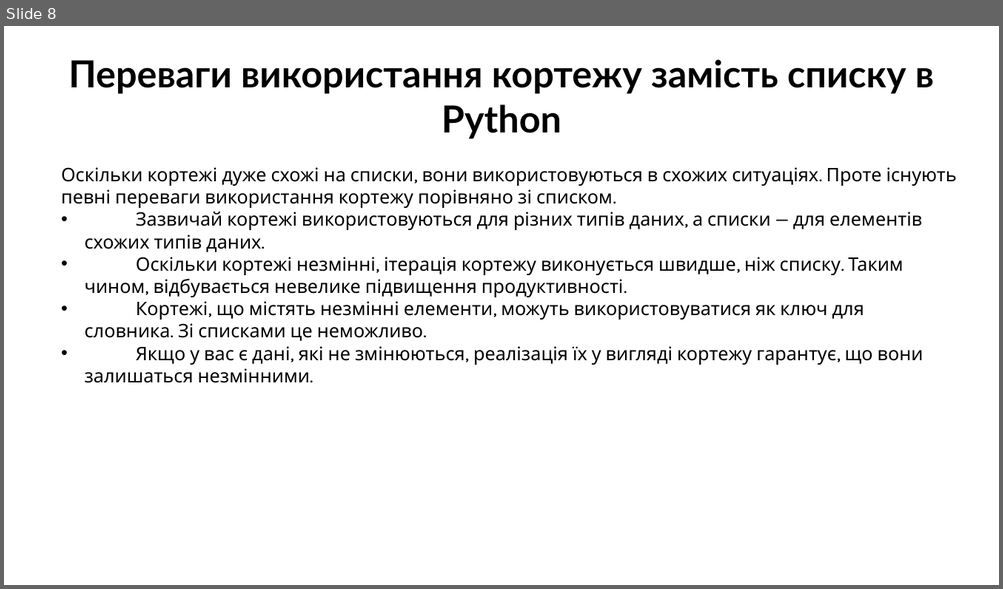
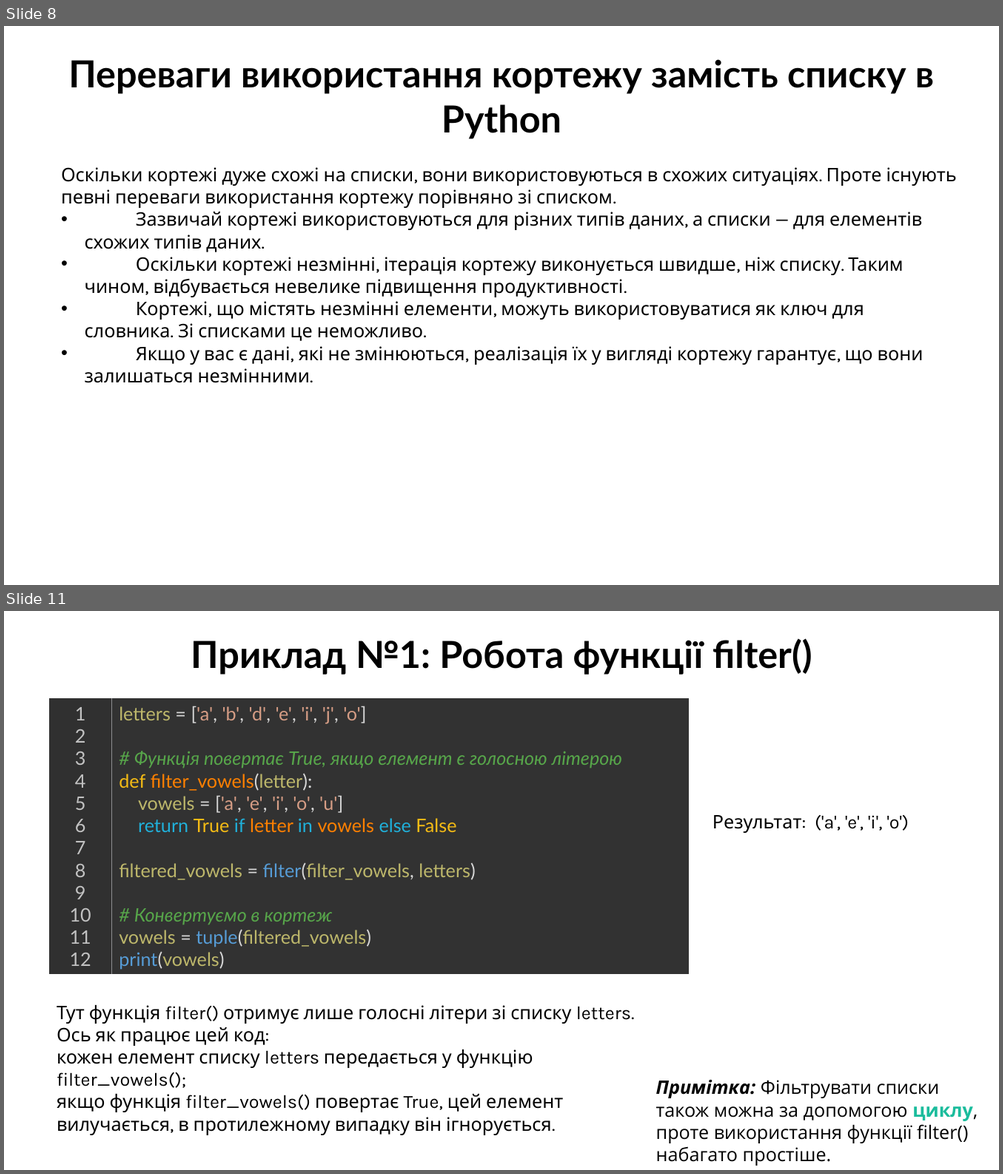
Before and after one commit to arg3ntuum/PythonCourse, a slide deck: Python Урок 10 Кортеж.pptx. Shown one above the other, each under a label of ours: slide 8 before the commit, slides 8 and 11 after it; the slides between them are not shown. The pictures are 1003x589 and 1003x1174 pixels, drawn with LibreOffice and Linux fonts; fonts in the diff are those of the drawing. Boxes give left, top, right and bottom in pixels: in the first picture for what was removed or moved away, otherwise in the second. Text is boxed around its words. In the diff, an @@ line names an element or a change of style, - is before the commit and + after.

```diff
--- a/Python Урок 10 Кортеж.pptx
+++ b/Python Урок 10 Кортеж.pptx
@@ slide 11 added at (x1=4, y1=611, x2=999, y2=1170), background #FFFFFF @@
@@ text added at (x1=190, y1=638, x2=812, y2=674), 36 pt, text #000000, bold @@
+Приклад №1: Робота функції filter()
@@ table added at (x1=50, y1=698, x2=689, y2=974), 1 rows, 2 columns @@
+1 / 2 / 3 / 4 / 5 / 6 / 7 / 8 / 9 / 10 / 11 / 12 | letters = ['a', 'b', 'd', 'e', 'i', 'j', 'o'] / # Функція повертає True, якщо елемент є голосною літерою / def filter_vowels(letter): / vowels = ['a', 'e', 'i', 'o', 'u'] / return True if letter in vowels else False / filtered_vowels = filter(filter_vowels, letters) / # Конвертуємо в кортеж / vowels = tuple(filtered_vowels) / print(vowels)
@@ text added at (x1=712, y1=815, x2=909, y2=833), 18 pt, text #000000 @@
+Результат: ('a', 'e', 'i', 'o')
@@ text added at (x1=57, y1=1005, x2=634, y2=1136), 18 pt, text #000000 @@
+Тут функція filter() отримує лише голосні літери зі списку letters. Ось як працює цей код:
+кожен елемент списку letters передається у функцію filter_vowels();
+якщо функція filter_vowels() повертає True, цей елемент вилучається, в протилежному випадку він ігнорується.
@@ text added at (x1=656, y1=1080, x2=977, y2=1166), 18 pt, text #000000 @@
+Примітка: Фільтрувати списки також можна за допомогою циклу, проте використання функції filter() набагато простіше.
```
Also in this commit, not shown: 4 other slides added, 6 other files.
